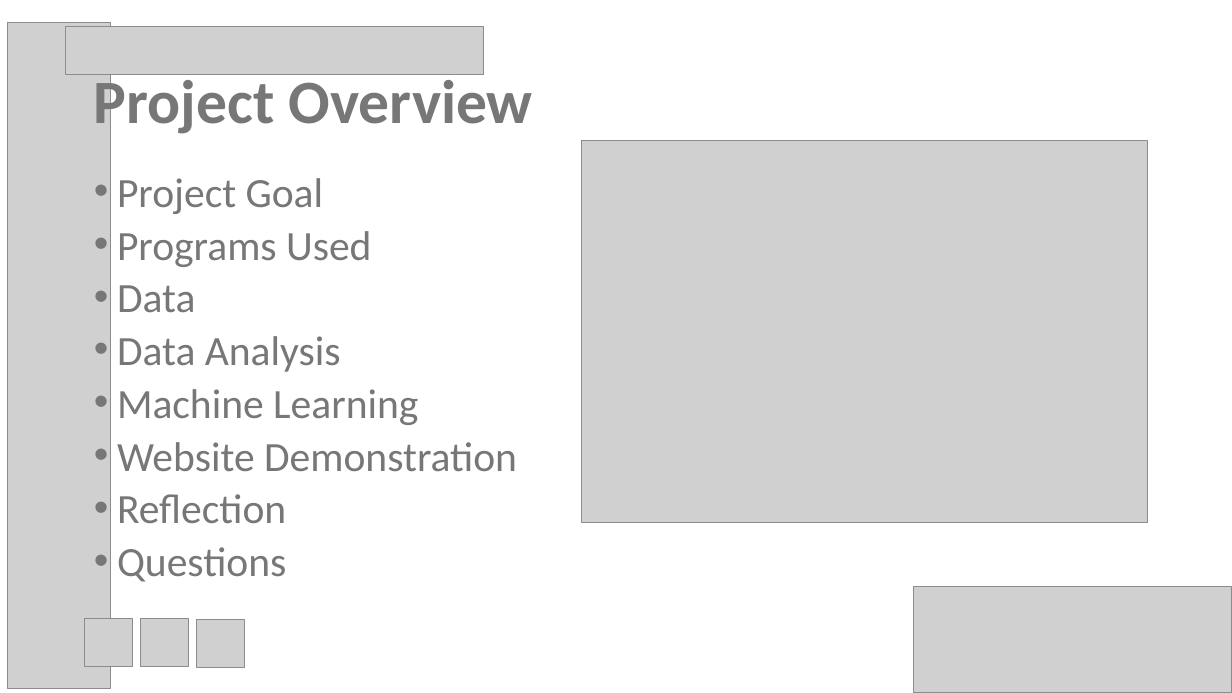
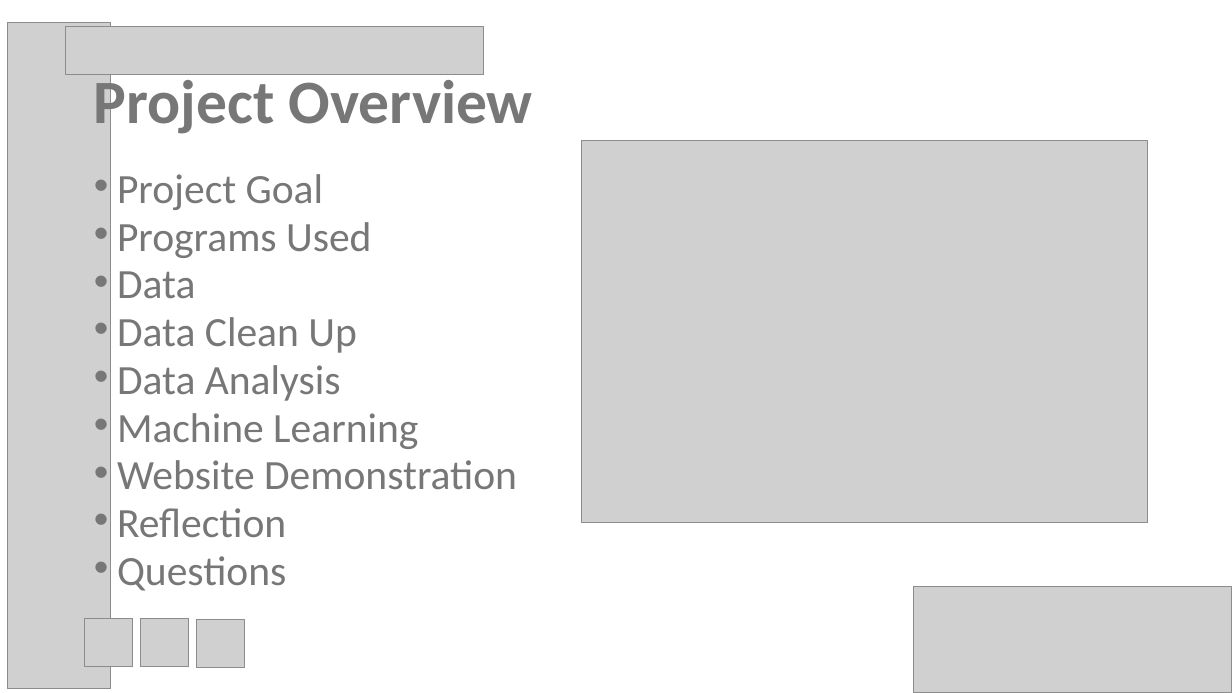
Before and after one commit to psychicesp/AI-AI, a slide deck: slide 2 of Project3_Presentation.pptx. Drawn at 1232x693 pixels with LibreOffice and Linux fonts; fonts in the diff are those of the drawing; grey boxes stand for pictures. Boxes give left, top, right and bottom in pixels: in the first picture for what was removed or moved away, otherwise in the second. Text is boxed around its words. In the diff, an @@ line names an element or a change of style, - is before the commit and + after.

```diff
--- a/Project3_Presentation.pptx
+++ b/Project3_Presentation.pptx
@@ text at [117,174,517,591]: line spacing 0.8 to 0.7 @@
@@ text at [117,317,356,353]: paragraph added @@
+• Data Clean Up
```
Also in this commit, not shown: 7 other slides changed, 1 slide added.
